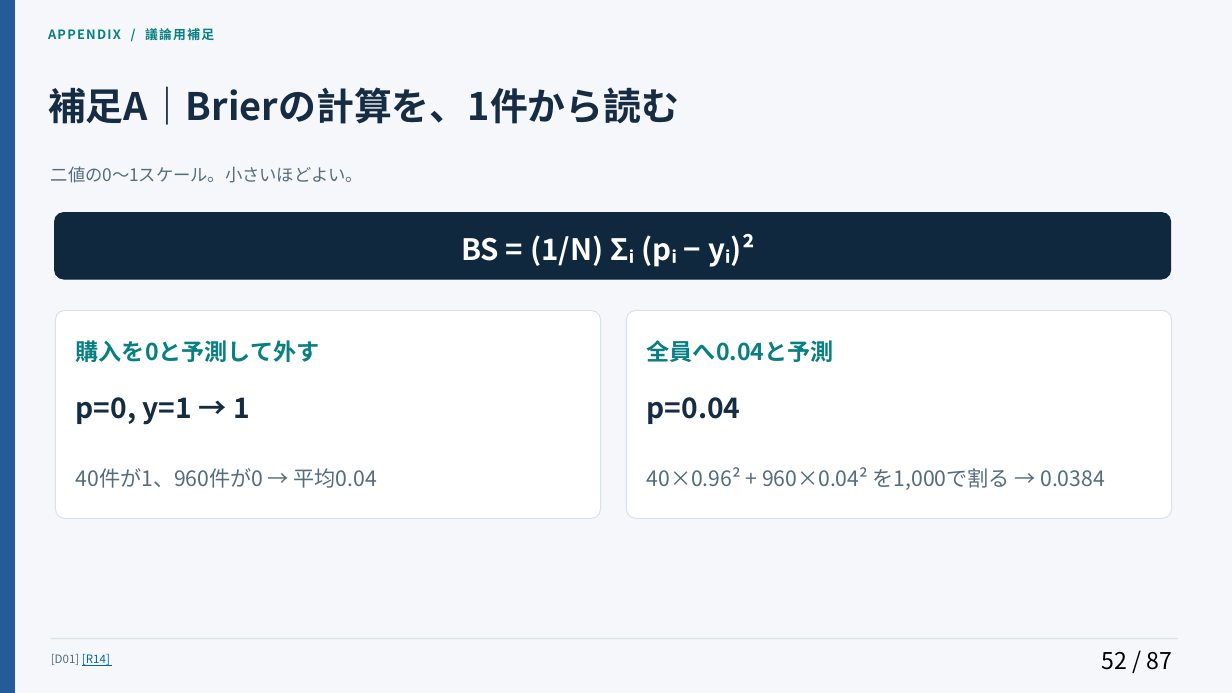
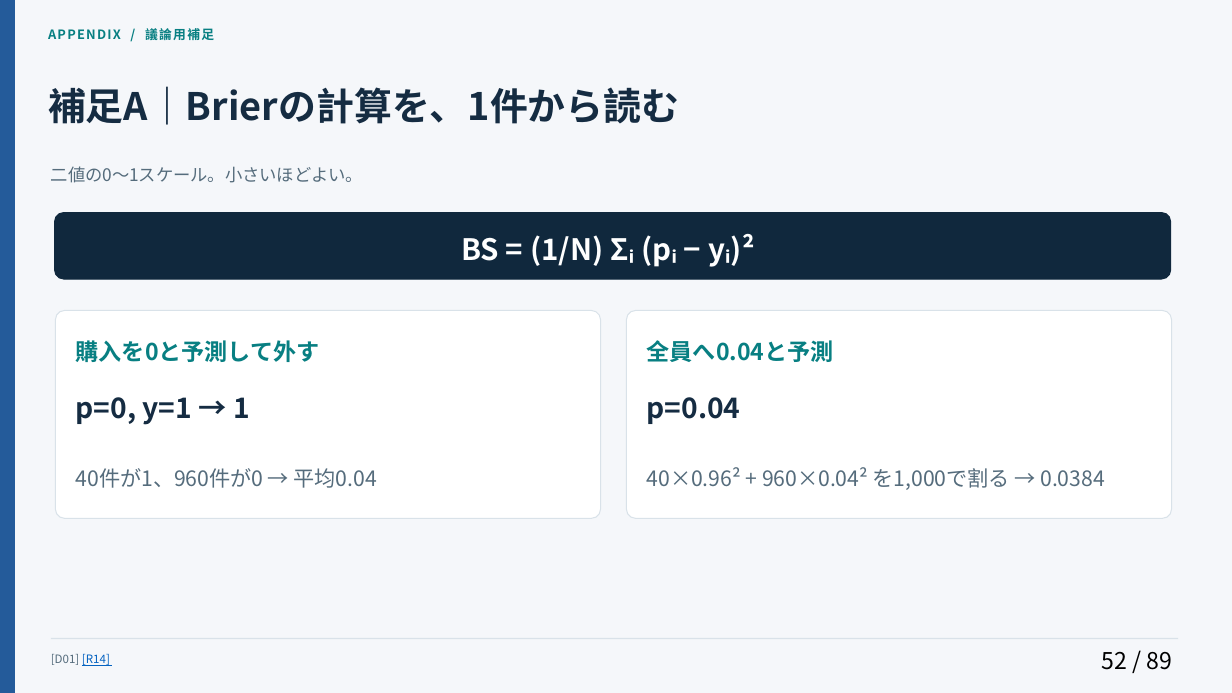
Before and after one commit to Daisuke134/anicca, a slide deck: slide 52 of docs/research/manager/masterclass/2026-11-04-p04-causal/journal_club/AI_BEHAVIOR_JOURNAL_CLUB_JA.pptx. Drawn at 1232x693 pixels with LibreOffice and Linux fonts; fonts in the diff are those of the drawing. Boxes give left, top, right and bottom in pixels: in the first picture for what was removed or moved away, otherwise in the second. Text is boxed around its words. In the diff, an @@ line names an element or a change of style, - is before the commit and + after.

```diff
--- a/docs/research/manager/masterclass/2026-11-04-p04-causal/journal_club/AI_BEHAVIOR_JOURNAL_CLUB_JA.pptx
+++ b/docs/research/manager/masterclass/2026-11-04-p04-causal/journal_club/AI_BEHAVIOR_JOURNAL_CLUB_JA.pptx
@@ text at (1101, 651, 1172, 670): text changed @@
-52 / 87
+52 / 89
```
Also in this commit, not shown: 85 other slides changed, 2 slides added, 19 other files.
